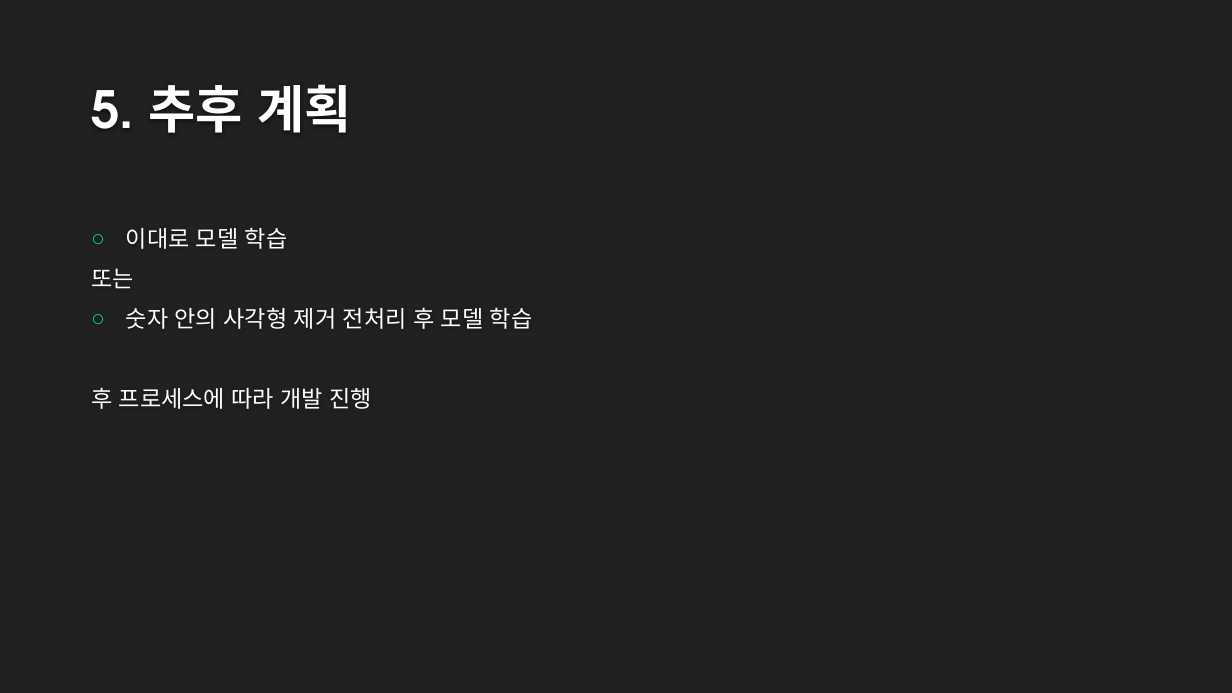
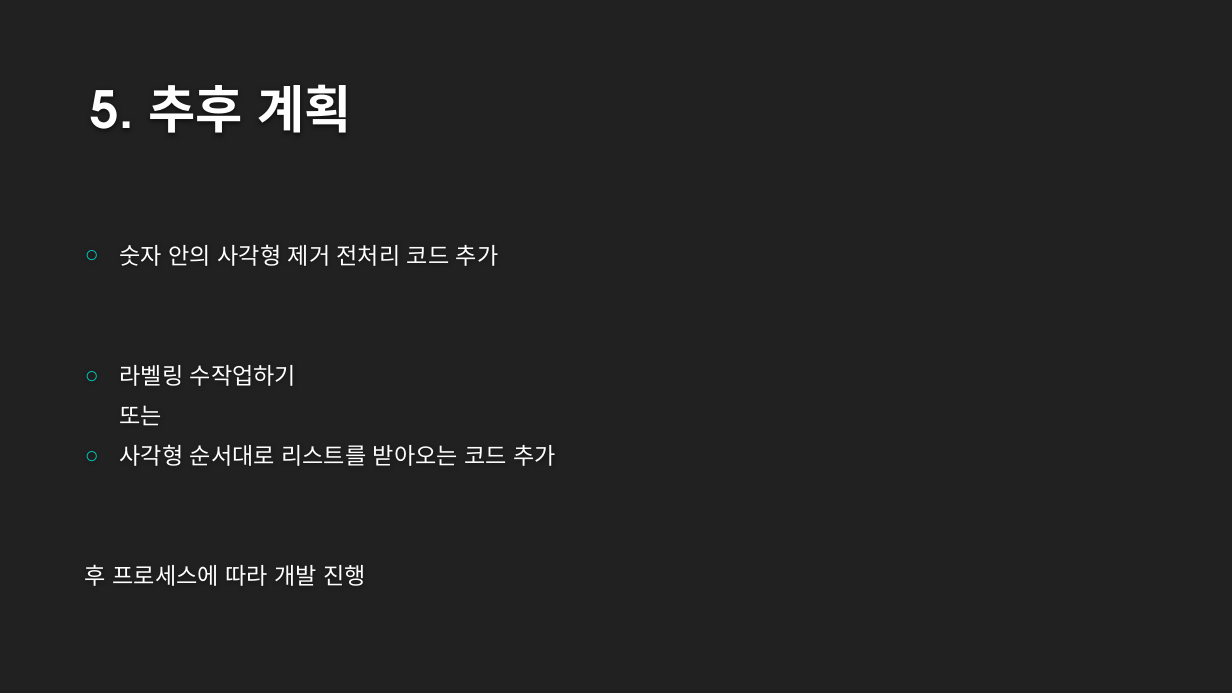
Before and after one commit to namnamu/Car_license_plate_recognition, a slide deck: slide 11 of 번호판 인식 모델 개발.pptx. Drawn at 1232x693 pixels with LibreOffice and Linux fonts; fonts in the diff are those of the drawing; background and template pictures are left out. Boxes give left, top, right and bottom in pixels: in the first picture for what was removed or moved away, otherwise in the second. Text is boxed around its words. In the diff, an @@ line names an element or a change of style, - is before the commit and + after.

```diff
--- a/번호판 인식 모델 개발.pptx
+++ b/번호판 인식 모델 개발.pptx
@@ text "숫자 안의 사각형 제거 전처리 ...": place and size @@
-text "숫자 안의 사각형 제거 전처리 ..." at [91, 228, 533, 409]
+text "숫자 안의 사각형 제거 전처리 ..." at [85, 244, 556, 586]
@@ text at [120, 244, 499, 386]: text changed @@
-○ 이대로 모델 학습
+○ 숫자 안의 사각형 제거 전처리 코드 추가
+○ 라벨링 수작업하기
@@ text at [85, 405, 366, 586]: indent changed @@
@@ text at [120, 444, 556, 466]: text changed @@
-○ 숫자 안의 사각형 제거 전처리 후 모델 학습
+○ 사각형 순서대로 리스트를 받아오는 코드 추가
```
Also in this commit, not shown: 6 other slides changed, 2 other files.
